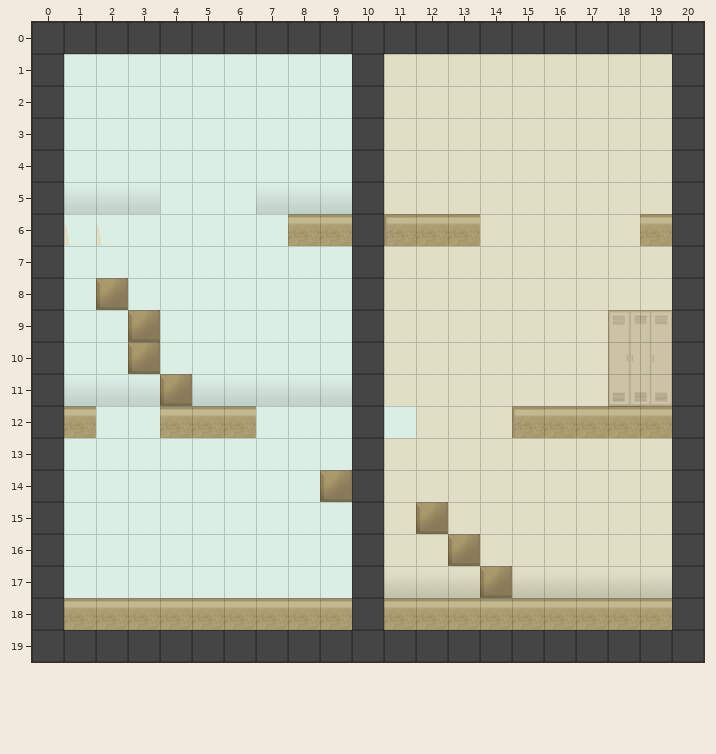
One commit to this Tiled map: Smap/test.tmx. The picture above is the old version.
Cells are 32x32 px. Shown: x 0..20, y 0..19.
After:
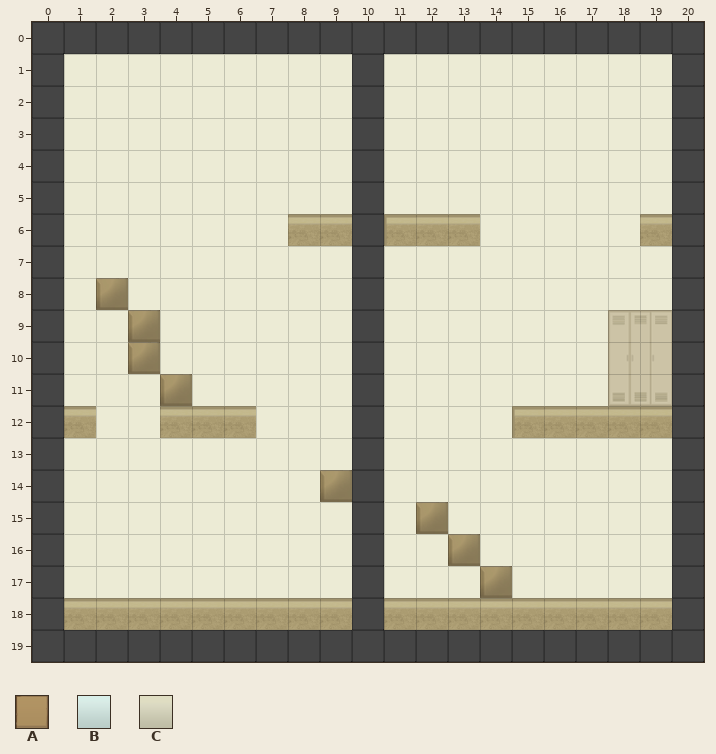
Key: from "mur": A 2, B 12, C 26.
_ is an empty cell, . an unchanged one.
The edit:
--- layer "Calque de Tile 1" (now hidden)
@@ x 1..9 @@
- 5 BBB...BBB
+ 5 ___...___
@@ x 1..18 @@
-11 BBB.BBBBB.........
-12 .................A
+11 ___._____.........
+12 ................._
@@ x 11..19 @@
-17 CCC.CCCCC
+17 ___._____
